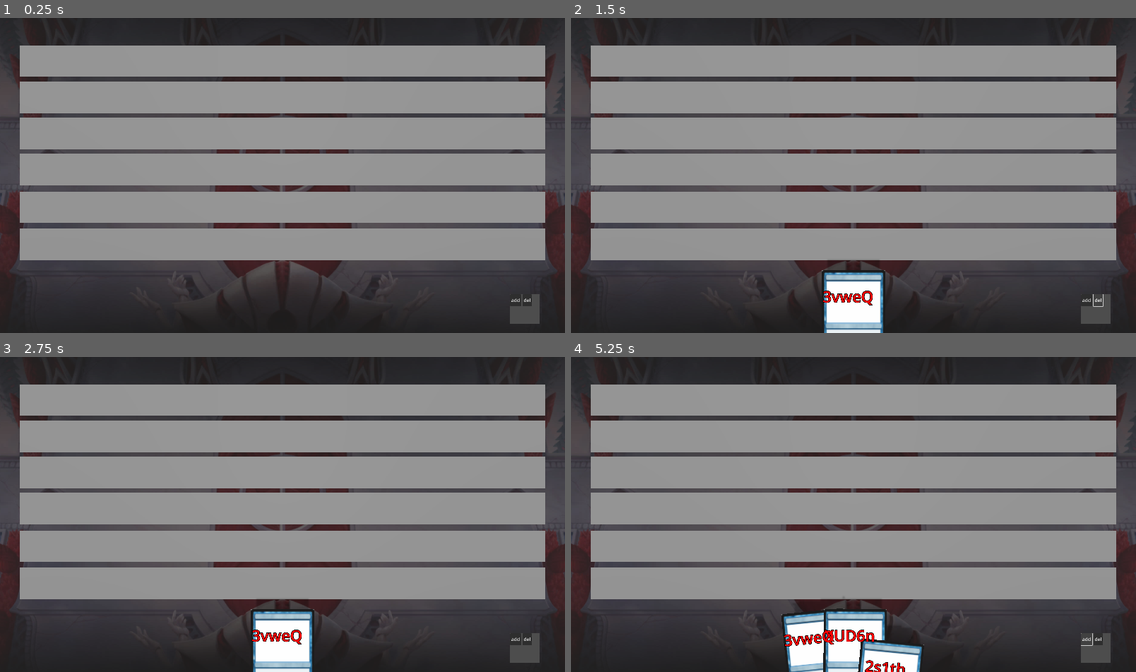
Above: before the commit, frames 1-4 (two rows, left to right).
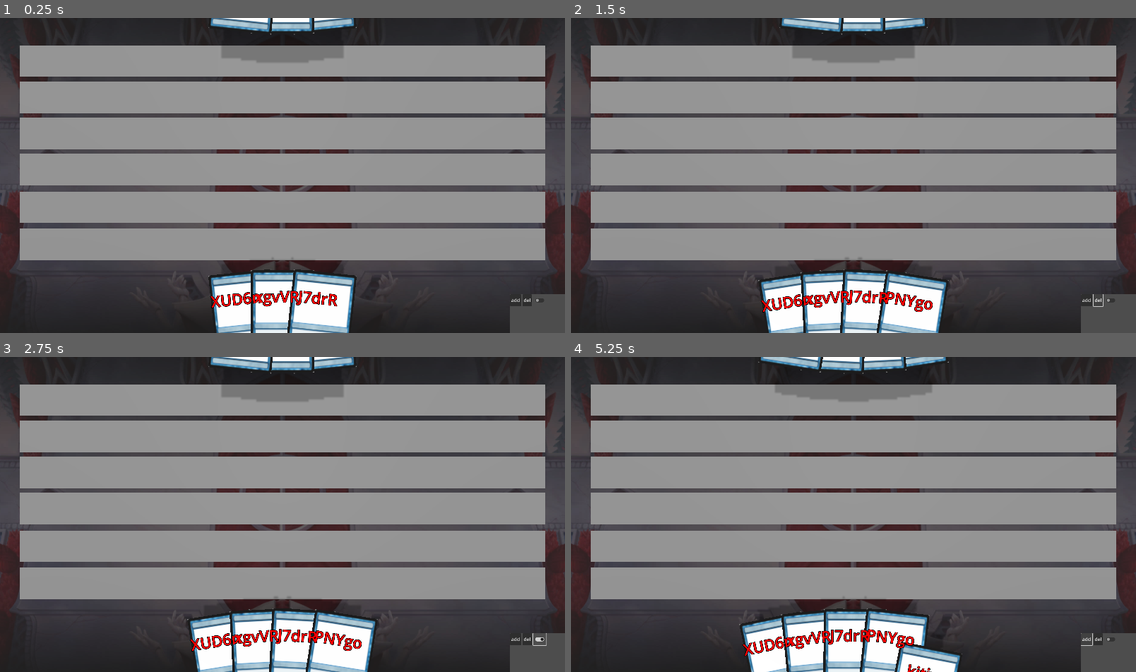
Above: after the commit, the same moments.

Repository: Crumbobly/CardSiege
Game: Godot game, scene res://scenes/game/Game.tscn
The game is run twice, just before and just after one commit, with the same random seed, the same clock (stepped at 60 frames per second) and the same inputs.
Inputs (mouse positions are in pixels of both pictures, inside the frame that each line leads up to):
- Up to frame 1 (0.25 s): no input
- Up to frame 2 (1.5 s): click "add" at 0.5 s; click "del" at 1.25 s
- Up to frame 3 (2.75 s): click (542, 640) at 2.02 s
- Up to frame 4 (5.25 s): click "add" at 2.75 s; click "del" at 3.5 s; click (1113, 640) at 4.27 s; click "add" at 5 s

The runs differ from the first frame. In frame 1, 7.3% of the frame differs, in the area x 36-100%, y 0-100%; in frame 2, 7.2%; in frame 3, 7.3%; in frame 4, 6.4%.

Commit message:
Добавлено разделение полей ENEMY PLAYER. Возможность класть только в свои поля Переключение между рукой PLAYER и ENEMY

Diff:
--- a/scenes/card3d/card_3d.gd
+++ b/scenes/card3d/card_3d.gd
@@ -2,6 +2,10 @@
 
 @onready var card_name_lbl = $CardNameLbl
 @onready var raycast: RayCast3D = $RayCast3D
+
+
+var card_ready : bool = false #Доступна ли карта для хода
+var card_identity = Identity.Identity.NULL #Однозначная индификация карты
 
 
 var is_highlight: bool = false  # подсвечена ли карта
--- a/scenes/field/field.gd
+++ b/scenes/field/field.gd
@@ -4,13 +4,14 @@
 
 @onready var collision_shape = $Area3D/CollisionShape3D
 @onready var shape: BoxShape3D = $Area3D/CollisionShape3D.shape
-@onready var hand =  $"../../Hand"
+@onready var hand : Hand
 
 var circle_layut = CircleLayoutLogic.new(11.5)
 var line_layoyt = LineLayoutLogic.new()
 var card_size : float = .7
 var curr_coords
 
+var field_identity = Identity.Identity.NULL
 
 func _ready() -> void:
 	super._ready()
@@ -22,26 +23,27 @@
 
 
 func move_for_fall(hand_selected_card: Card3D):
-	var coords = _get_cards_distribution()
+	if (field_identity == Identity.Identity.PLAYER):
+		var coords = _get_cards_distribution()
 
-	if(coords != null):
+		if(coords != null):
 
-		adjust_coords_pos(coords)
+			adjust_coords_pos(coords)
 
-		for i in len(coords):
-			var card : Card3D = card_collection[i]
-			if(coords[i] <= hand_selected_card.over_field_coord_x):
-				coords[i] -= 2
-			if(coords[i] >= hand_selected_card.over_field_coord_x):
-				coords[i] += 2
-
-		if coords != curr_coords:
 			for i in len(coords):
 				var card : Card3D = card_collection[i]
-				var _move_tween : Tween = create_tween().set_ease(Tween.EASE_OUT).set_parallel(true)
-				_move_tween.tween_property(card, "position:x", coords[i], 0.2)
+				if(coords[i] <= hand_selected_card.over_field_coord_x):
+					coords[i] -= 2
+				if(coords[i] >= hand_selected_card.over_field_coord_x):
+					coords[i] += 2
 
-		curr_coords = coords
+			if coords != curr_coords:
+				for i in len(coords):
+					var card : Card3D = card_collection[i]
+					var _move_tween : Tween = create_tween().set_ease(Tween.EASE_OUT).set_parallel(true)
+					_move_tween.tween_property(card, "position:x", coords[i], 0.2)
+
+			curr_coords = coords
 
 
 func recalculate_all_card_position(coords):
--- /dev/null
+++ b/scenes/game/Field_controller.gd
@@ -0,0 +1,38 @@
+extends Node3D
+
+@onready var f2 = $Field4
+@onready var f1 = $Field5
+@onready var f3 = $Field6
+
+
+
+@export var hand : Hand
+# Called when the node enters the scene tree for the first time.
+func _ready() -> void:
+	f1.field_identity = Identity.Identity.PLAYER
+	f2.field_identity = Identity.Identity.PLAYER
+	f3.field_identity = Identity.Identity.PLAYER
+func set_hand(_hand : Hand):
+	hand = _hand
+	f1.hand = hand
+	f2.hand = hand
+	f3.hand = hand
+
+func _set_identity(indentity : int) :
+	if(indentity == Identity.Identity.PLAYER):
+		f1.field_identity = Identity.Identity.PLAYER
+		f2.field_identity = Identity.Identity.PLAYER
+		f3.field_identity = Identity.Identity.PLAYER
+	if(indentity == Identity.Identity.ENEMY):
+		f1.field_identity = Identity.Identity.ENEMY
+		f2.field_identity = Identity.Identity.ENEMY
+		f3.field_identity = Identity.Identity.ENEMY
+	if(indentity == Identity.Identity.NULL):
+		f1.field_identity = Identity.Identity.NULL
+		f2.field_identity = Identity.Identity.NULL
+		f3.field_identity = Identity.Identity.NULL
+
+
+# Called every frame. 'delta' is the elapsed time since the previous frame.
+func _process(delta: float) -> void:
+	print(hand.hand_identity)
--- a/scenes/game/Game.tscn
+++ b/scenes/game/Game.tscn
@@ -1,11 +1,15 @@
-[gd_scene load_steps=9 format=3 uid="uid://cniph4cpvwp1l"]
+[gd_scene load_steps=13 format=3 uid="uid://cniph4cpvwp1l"]
 
 [ext_resource type="Script" path="res://scenes/game/game.gd" id="1_80nip"]
 [ext_resource type="Script" path="res://scenes/camera/camera_3d.gd" id="2_j6ls0"]
 [ext_resource type="Texture2D" uid="uid://b2tqo0h7q2iss" path="res://assets/images/table/table.jpeg" id="3_vlvvu"]
+[ext_resource type="Script" path="res://scenes/game/enemy.gd" id="4_j6l07"]
 [ext_resource type="PackedScene" uid="uid://cibohmqty0itj" path="res://scenes/hand/Hand.tscn" id="4_li3pq"]
+[ext_resource type="Script" path="res://scenes/game/player.gd" id="5_3e0qw"]
 [ext_resource type="PackedScene" uid="uid://drpdagfyti14n" path="res://scenes/field/Field.tscn" id="6_7xakm"]
 [ext_resource type="PackedScene" uid="uid://cuas81b84wajc" path="res://scenes/card_preview/CardPreview.tscn" id="6_c3nlu"]
+[ext_resource type="Script" path="res://scenes/game/Field_controller.gd" id="6_kl76m"]
+[ext_resource type="Script" path="res://scenes/game/field_enemy.gd" id="8_kvmrq"]
 
 [sub_resource type="PlaneMesh" id="PlaneMesh_snble"]
 
@@ -14,6 +18,7 @@
 
 [node name="Game" type="Node3D"]
 script = ExtResource("1_80nip")
+cards_count_start = 3
 
 [node name="Camera3D" type="Camera3D" parent="."]
 transform = Transform3D(1, 0, 0, 0, 1, 0, 0, 0, 1, 0, 6, 5)
@@ -34,7 +39,16 @@
 shadow_opacity = 0.4
 shadow_blur = 5.0
 
-[node name="Hand" parent="." instance=ExtResource("4_li3pq")]
+[node name="Enemy" type="Node3D" parent="."]
+script = ExtResource("4_j6l07")
+
+[node name="EnemyHand" parent="Enemy" instance=ExtResource("4_li3pq")]
+transform = Transform3D(-1, -8.74228e-08, 0, 8.74228e-08, -1, 0, 0, 0, 1, 0, 23.4993, 0)
+
+[node name="Player" type="Node3D" parent="."]
+script = ExtResource("5_3e0qw")
+
+[node name="Hand" parent="Player" instance=ExtResource("4_li3pq")]
 transform = Transform3D(1, 0, 0, 0, 1, 0, 0, 0, 1, 0, -10, 0)
 
 [node name="2D" type="Node3D" parent="."]
@@ -52,44 +66,52 @@
 
 [node name="SubViewport" type="SubViewport" parent="2D/SubViewportContainer"]
 handle_input_locally = false
-size = Vector2i(100, 100)
+size = Vector2i(612, 592)
 render_target_update_mode = 4
 
 [node name="BoxContainer" type="BoxContainer" parent="2D/SubViewportContainer/SubViewport"]
 offset_right = 40.0
 offset_bottom = 40.0
 
-[node name="Button" type="Button" parent="2D/SubViewportContainer/SubViewport/BoxContainer"]
+[node name="AddCard" type="Button" parent="2D/SubViewportContainer/SubViewport/BoxContainer"]
 layout_mode = 2
 text = "add"
 
-[node name="Button2" type="Button" parent="2D/SubViewportContainer/SubViewport/BoxContainer"]
+[node name="DelCard" type="Button" parent="2D/SubViewportContainer/SubViewport/BoxContainer"]
 layout_mode = 2
 text = "del"
+
+[node name="CheckButton" type="CheckButton" parent="2D/SubViewportContainer/SubViewport/BoxContainer"]
+layout_mode = 2
 
 [node name="CardPreview" parent="." instance=ExtResource("6_c3nlu")]
 transform = Transform3D(1, 0, 0, 0, 1, 0, 0, 0, 1, 8.25978, 9.068, -0.500688)
 
-[node name="Node3D" type="Node3D" parent="."]
+[node name="FieldEnemy" type="Node3D" parent="."]
+script = ExtResource("8_kvmrq")
+
+[node name="Field" parent="FieldEnemy" instance=ExtResource("6_7xakm")]
+transform = Transform3D(1, 0, 0, 0, 1, 0, 0, 0, 1, 0, 10.3554, -0.999)
+
+[node name="Field2" parent="FieldEnemy" instance=ExtResource("6_7xakm")]
+transform = Transform3D(1, 0, 0, 0, 1, 0, 0, 0, 1, 0, 8.97466, -0.999)
+
+[node name="Field3" parent="FieldEnemy" instance=ExtResource("6_7xakm")]
+transform = Transform3D(1, 0, 0, 0, 1, 0, 0, 0, 1, 0, 7.59531, -0.999)
+
+[node name="FieldPlayer" type="Node3D" parent="."]
 transform = Transform3D(1, 0, 0, 0, 1, 0, 0, 0, 1, 0, 0, -0.999)
+script = ExtResource("6_kl76m")
 
-[node name="Field" parent="Node3D" instance=ExtResource("6_7xakm")]
-transform = Transform3D(1, 0, 0, 0, 1, 0, 0, 0, 1, 0, 10.3554, 0)
-
-[node name="Field2" parent="Node3D" instance=ExtResource("6_7xakm")]
-transform = Transform3D(1, 0, 0, 0, 1, 0, 0, 0, 1, 0, 8.97466, 0)
-
-[node name="Field3" parent="Node3D" instance=ExtResource("6_7xakm")]
-transform = Transform3D(1, 0, 0, 0, 1, 0, 0, 0, 1, 0, 7.59531, 0)
-
-[node name="Field4" parent="Node3D" instance=ExtResource("6_7xakm")]
+[node name="Field4" parent="FieldPlayer" instance=ExtResource("6_7xakm")]
 transform = Transform3D(1, 0, 0, 0, 1, 0, 0, 0, 1, 0, 6.22562, 0)
 
-[node name="Field5" parent="Node3D" instance=ExtResource("6_7xakm")]
+[node name="Field5" parent="FieldPlayer" instance=ExtResource("6_7xakm")]
 transform = Transform3D(1, 0, 0, 0, 1, 0, 0, 0, 1, 0, 4.79416, 0)
 
-[node name="Field6" parent="Node3D" instance=ExtResource("6_7xakm")]
+[node name="Field6" parent="FieldPlayer" instance=ExtResource("6_7xakm")]
 transform = Transform3D(1, 0, 0, 0, 1, 0, 0, 0, 1, 0, 3.38012, 0)
 
-[connection signal="pressed" from="2D/SubViewportContainer/SubViewport/BoxContainer/Button" to="." method="_on_button_pressed"]
-[connection signal="pressed" from="2D/SubViewportContainer/SubViewport/BoxContainer/Button2" to="." method="_on_button_2_pressed"]
+[connection signal="pressed" from="2D/SubViewportContainer/SubViewport/BoxContainer/AddCard" to="." method="_on_button_pressed"]
+[connection signal="pressed" from="2D/SubViewportContainer/SubViewport/BoxContainer/DelCard" to="." method="_on_button_2_pressed"]
+[connection signal="toggled" from="2D/SubViewportContainer/SubViewport/BoxContainer/CheckButton" to="." method="_on_check_button_toggled"]
--- /dev/null
+++ b/scenes/game/enemy.gd
@@ -0,0 +1,11 @@
+extends Node3D
+
+@onready var _hand = $EnemyHand
+# Called when the node enters the scene tree for the first time.
+func _ready() -> void:
+	_hand.hand_identity = Identity.Identity.ENEMY
+
+
+# Called every frame. 'delta' is the elapsed time since the previous frame.
+func _process(delta: float) -> void:
+	pass
--- /dev/null
+++ b/scenes/game/field_enemy.gd
@@ -0,0 +1,32 @@
+extends Node3D
+
+@onready var f2 = $Field2
+@onready var f1 = $Field
+@onready var f3 = $Field3
+
+# Called when the node enters the scene tree for the first time.
+@export var hand : Hand
+# Called when the node enters the scene tree for the first time.
+func _ready() -> void:
+	f1.field_identity = Identity.Identity.ENEMY
+	f2.field_identity = Identity.Identity.ENEMY
+	f3.field_identity = Identity.Identity.ENEMY
+func set_hand(_hand : Hand):
+	hand = _hand
+	f1.hand = hand
+	f2.hand = hand
+	f3.hand = hand
+
+func _set_identity(indentity : int) :
+	if(indentity == Identity.Identity.PLAYER):
+		f1.field_identity = Identity.Identity.PLAYER
+		f2.field_identity = Identity.Identity.PLAYER
+		f3.field_identity = Identity.Identity.PLAYER
+	if(indentity == Identity.Identity.ENEMY):
+		f1.field_identity = Identity.Identity.ENEMY
+		f2.field_identity = Identity.Identity.ENEMY
+		f3.field_identity = Identity.Identity.ENEMY
+
+
+
+# Called every frame. 'delta' is the elapsed time since the previous frame.
--- a/scenes/game/game.gd
+++ b/scenes/game/game.gd
@@ -1,12 +1,41 @@
 extends Node3D
 
 @onready var card3d_scene: PackedScene = preload("res://scenes/card3d/Card3D.tscn") #  Запакованная сцена карты
-@onready var hand = $Hand
+@onready var PlayerHand = $Player/Hand
+@onready var EnemyHand =  $Enemy/EnemyHand
+@export var cards_count_start : int = 5
+@onready var player_fields = $FieldPlayer
+@onready var enemy_fields = $FieldEnemy
+
+var hand_to_add : Hand
+
+func _ready() -> void:
+	hand_to_add = PlayerHand
+	player_fields.set_hand(PlayerHand)
+	enemy_fields.set_hand(EnemyHand)
+	for i in range(cards_count_start):
+		EnemyHand.add_card(card3d_scene.instantiate())
+		PlayerHand.add_card(card3d_scene.instantiate())
 
 
 func _on_button_pressed() -> void:
-	hand.add_card(card3d_scene.instantiate())
+	hand_to_add.add_card(card3d_scene.instantiate())
 
 
 func _on_button_2_pressed() -> void:
 	pass
+
+
+func _on_check_button_toggled(toggled_on: bool) -> void:
+	if(toggled_on):
+		hand_to_add = EnemyHand
+		player_fields._set_identity(1)
+		enemy_fields._set_identity(0)
+		PlayerHand._set_identity(1)
+		EnemyHand._set_identity(0)
+	else :
+		hand_to_add = PlayerHand
+		player_fields._set_identity(0)
+		enemy_fields._set_identity(1)
+		PlayerHand._set_identity(0)
+		EnemyHand._set_identity(1)
--- /dev/null
+++ b/scenes/game/player.gd
@@ -0,0 +1,12 @@
+extends Node3D
+
+@onready var our_hand = $Hand
+
+# Called when the node enters the scene tree for the first time.
+func _ready() -> void:
+	our_hand.hand_identity = Identity.Identity.PLAYER
+
+
+# Called every frame. 'delta' is the elapsed time since the previous frame.
+func _process(delta: float) -> void:
+	pass
--- a/scenes/hand/hand.gd
+++ b/scenes/hand/hand.gd
@@ -6,9 +6,10 @@
 var hand_circle = CircleLayoutLogic.new(hand_radius)  # Класс круга "руки"
 var card3d_scene: PackedScene = preload("res://scenes/card3d/Card3D.tscn") #  Запакованная сцена карты
 
+var hand_identity = Identity.Identity.NULL
 
 func _process(delta: float) -> void:
-	if selected_card != null and selected_card.is_drag:
+	if selected_card != null and selected_card.is_drag and hand_identity == Identity.Identity.PLAYER:
 		var pos: Vector3 = Global.CAMERA.get_look_cords()
 		selected_card.follow(pos)
 
@@ -17,26 +18,36 @@
 
 
 func dragged_card(card: Card3D):
-	card.stop_all_tween_animations()
-	set_process(true)  # Включаем _process для следования карты
+	if (hand_identity == Identity.Identity.PLAYER):
+		card.stop_all_tween_animations()
+		set_process(true)  # Включаем _process для следования карты
+
+func _set_identity(indentity : int) :
+	if(indentity == Identity.Identity.PLAYER):
+		hand_identity = Identity.Identity.PLAYER
+	if(indentity == Identity.Identity.ENEMY):
+		hand_identity = Identity.Identity.ENEMY
+	if(indentity == Identity.Identity.NULL):
+		hand_identity = Identity.Identity.NULL
+
 
 
 func dropped_card(card: Card3D):
+	if (hand_identity == Identity.Identity.PLAYER):
+		if card.over_field and card.over_field.field_identity == Identity.Identity.PLAYER:
+			var field = card.over_field
+			remove_card(card)
+			field.add_card(card)
+			return
 
-	if card.over_field:
-		var field = card.over_field
-		remove_card(card)
-		field.add_card(card)
-		return
+		if selected_card:
+			var selected_card_index = card_collection.find(selected_card)
+			var coords = hand_circle.move_apart(card_count, selected_card_index)
+			recalculate_all_card_position(coords)
 
-	if selected_card:
-		var selected_card_index = card_collection.find(selected_card)
-		var coords = hand_circle.move_apart(card_count, selected_card_index)
-		recalculate_all_card_position(coords)
-
-	else:
-		var coords = _get_cards_distribution()
-		recalculate_all_card_position(coords)
+		else:
+			var coords = _get_cards_distribution()
+			recalculate_all_card_position(coords)
 
 
 func _get_cards_distribution():
@@ -103,57 +114,59 @@
 
 
 func card_selected(card: Card3D):
-	# При перетаскивании карты она selected пока не будет отпущена игроком. Значит мы не можем сделать новой select
-	if selected_card and selected_card.is_drag:
-		return
+	if (hand_identity == Identity.Identity.PLAYER):
+		# При перетаскивании карты она selected пока не будет отпущена игроком. Значит мы не можем сделать новой select
+		if selected_card and selected_card.is_drag:
+			return
 
-	selected_card_z = card.position.z
-	card.position.z = 0.1  # Выносим карту на передний план
-	selected_card = card  # переопределяем selected_card
-	super.card_selected(card)
+		selected_card_z = card.position.z
+		card.position.z = 0.1  # Выносим карту на передний план
+		selected_card = card  # переопределяем selected_card
+		super.card_selected(card)
 
-	var selected_card_index = card_collection.find(selected_card)
-	var coords = hand_circle.move_apart(card_count, selected_card_index)
-	recalculate_all_card_position(coords)
+		var selected_card_index = card_collection.find(selected_card)
+		var coords = hand_circle.move_apart(card_count, selected_card_index)
+		recalculate_all_card_position(coords)
 
 
 func card_unselected(card: Card3D):
-	# При перетаскивании карты она selected пока не будет отпущена игроком. Значит мы не можем сделать unselect
-	if selected_card and selected_card.is_drag:
-		return
+	if (hand_identity == Identity.Identity.PLAYER):
+		# При перетаскивании карты она selected пока не будет отпущена игроком. Значит мы не можем сделать unselect
+		if selected_card and selected_card.is_drag:
+			return
 
-	card.position.z = selected_card_z  # Возвращаем карту на своё место в руке (по оси Z)
-	selected_card_z = 0
-	super.card_unselected(card)
+		card.position.z = selected_card_z  # Возвращаем карту на своё место в руке (по оси Z)
+		selected_card_z = 0
+		super.card_unselected(card)
 
 
 func card_highlight(card: Card3D):
+	if (hand_identity == Identity.Identity.PLAYER):
+		#if card.is_drag:
+			#return
 
-	#if card.is_drag:
-		#return
+		super.card_highlight(card)
+		card.is_highlight = true
 
-	super.card_highlight(card)
-	card.is_highlight = true
-
-	var tween = create_tween().set_parallel(true)
-	card.my_tween_list.add_tween(tween)
-	tween.set_ease(Tween.EASE_OUT)
-	tween.tween_property(card, "scale", Vector3(1.2, 1.2, 1.2) , card.hightlight_daration)
-	tween.tween_property(card, "rotation_degrees", Vector3(0, 0, 0) , card.rotate_duration)
-	tween.tween_property(card, "position:y", card.pos_in_hand_y + card.hightlight_height + card.height_offset, card.pos_duration)
+		var tween = create_tween().set_parallel(true)
+		card.my_tween_list.add_tween(tween)
+		tween.set_ease(Tween.EASE_OUT)
+		tween.tween_property(card, "scale", Vector3(1.2, 1.2, 1.2) , card.hightlight_daration)
+		tween.tween_property(card, "rotation_degrees", Vector3(0, 0, 0) , card.rotate_duration)
+		tween.tween_property(card, "position:y", card.pos_in_hand_y + card.hightlight_height + card.height_offset, card.pos_duration)
 
 
 func card_unhighlight(card: Card3D):
+	if (hand_identity == Identity.Identity.PLAYER):
+		#if card.is_drag:
+			#return
 
-	#if card.is_drag:
-		#return
+		super.card_unhighlight(card)
+		card.is_highlight = false
 
-	super.card_unhighlight(card)
-	card.is_highlight = false
-
-	var tween = create_tween().set_parallel(true)
-	card.my_tween_list.add_tween(tween)
-	tween.set_ease(Tween.EASE_OUT)
-	tween.tween_property(card, "scale", Vector3(1, 1, 1) , card.hightlight_daration)
-	tween.tween_property(card, "rotation_degrees", card.angle_in_hand , card.rotate_duration)
-	tween.tween_property(card, "position:y", card.pos_in_hand_y , card.pos_duration)
+		var tween = create_tween().set_parallel(true)
+		card.my_tween_list.add_tween(tween)
+		tween.set_ease(Tween.EASE_OUT)
+		tween.tween_property(card, "scale", Vector3(1, 1, 1) , card.hightlight_daration)
+		tween.tween_property(card, "rotation_degrees", card.angle_in_hand , card.rotate_duration)
+		tween.tween_property(card, "position:y", card.pos_in_hand_y , card.pos_duration)
--- /dev/null
+++ b/scripts/data_classes/card/Identity.gd
@@ -0,0 +1,17 @@
+extends Node
+class_name Identity
+
+enum Identity {
+	PLAYER,
+	ENEMY,
+	NULL,
+}
+
+# Called when the node enters the scene tree for the first time.
+func _ready() -> void:
+	pass # Replace with function body.
+
+
+# Called every frame. 'delta' is the elapsed time since the previous frame.
+func _process(delta: float) -> void:
+	pass
